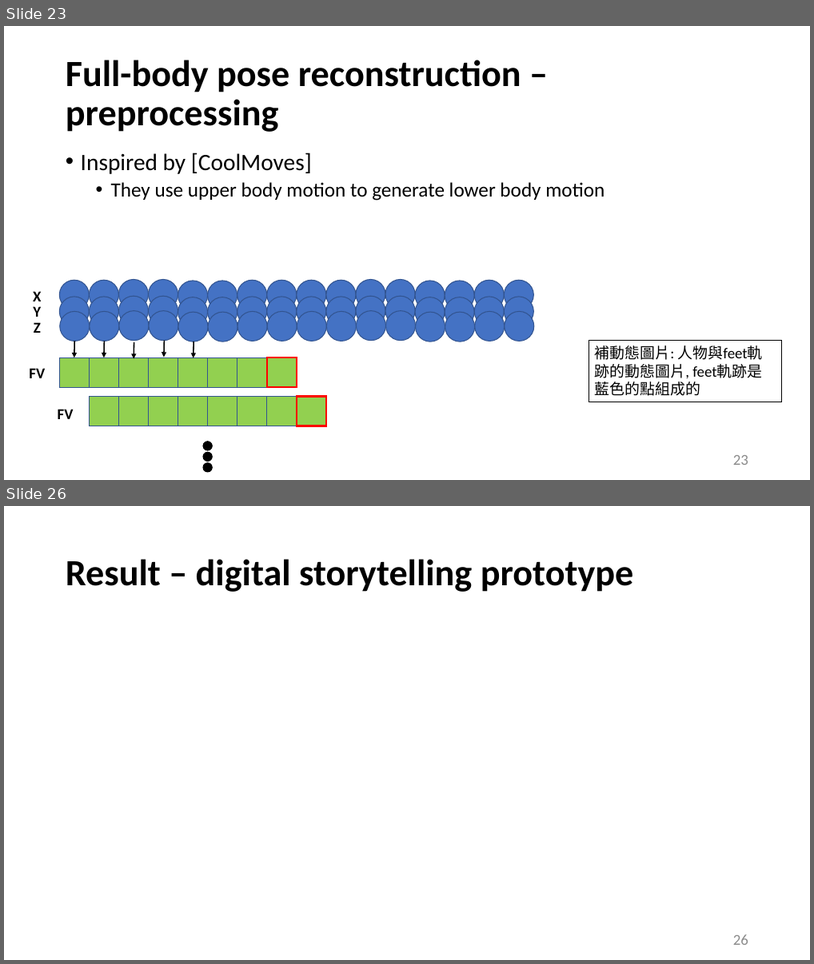
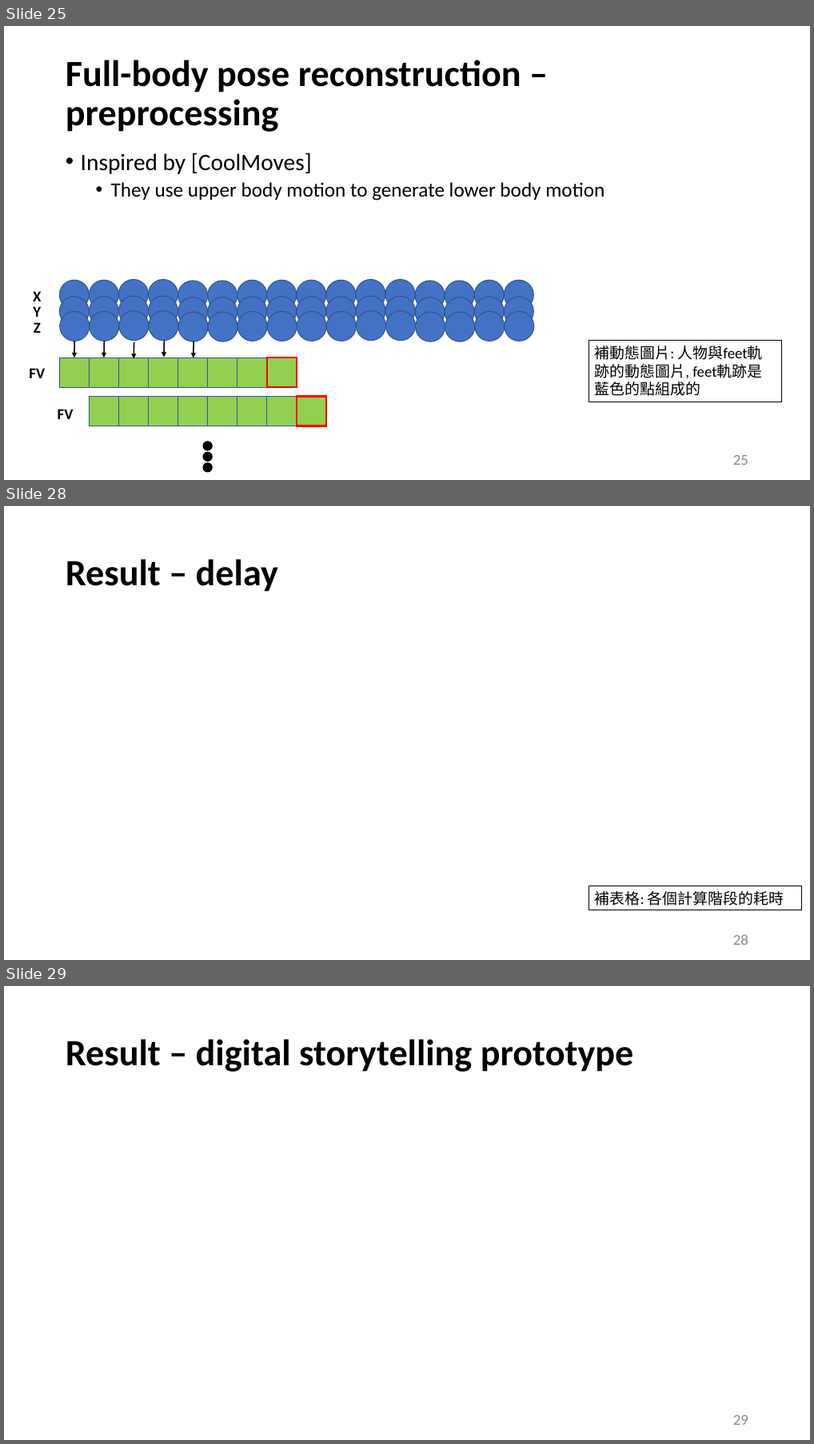
Before and after one commit to Louislar/MotionStyleTransferInHand, a slide deck: thesisFigs/thesis_slide.pptx. Shown one above the other, each under a label of ours: slides 23 and 26 before the commit, slides 25, 28 and 29 after it; the slides between them are not shown. The pictures are 814x964 and 814x1444 pixels, drawn with LibreOffice and Linux fonts; fonts in the diff are those of the drawing; grey boxes stand for pictures. Boxes give left, top, right and bottom in pixels: in the first picture for what was removed or moved away, otherwise in the second. Text is boxed around its words. In the diff, an @@ line names an element or a change of style, - is before the commit and + after.

```diff
--- a/thesisFigs/thesis_slide.pptx
+++ b/thesisFigs/thesis_slide.pptx
@@ slide 28 added at [4,506,810,960], background #FFFFFF @@
@@ title added at [66,559,278,592], 44 pt, text #000000, bold @@
+Result – delay
@@ rectangle added at [590,886,802,910], outline #000000 0.75 pt, 18 pt, text #000000 @@
+補表格: 各個計算階段的耗時
@@ page number added at [734,934,749,944], 18 pt, text #8C8C8C @@
+28
@@ what was slide 23 is now slide 25 @@
@@ page number at [734,455,749,464]: text changed @@
-23
+25
@@ what was slide 26 is now slide 29 @@
@@ page number at [734,1415,749,1424]: text changed @@
-26
+29
```
Also in this commit, not shown: 10 slides changed, 2 other slides added.
